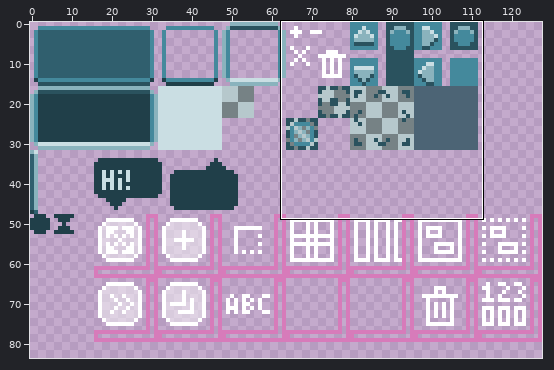
Pixel-art file: res/style.ase. Above: a wide view before the commit, with the close-up outlined.
Close-up. The starting point:
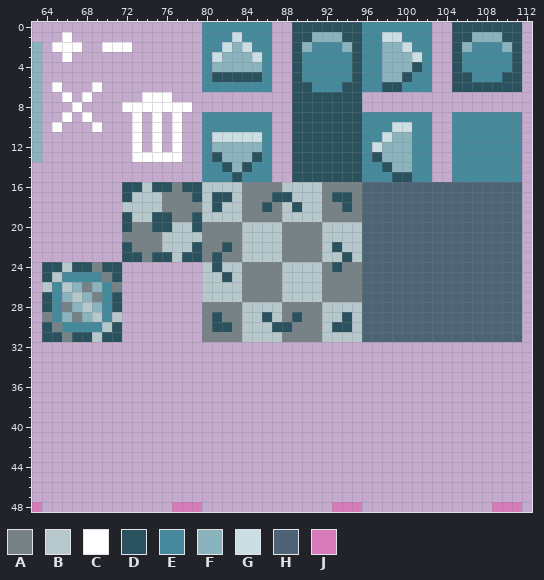
128x128 pixels, 1 frame. Shown: x 63..112, y 0..48. The wide view leaves out empty margins.
Palette (. is transparent): A #768285  B #b6c8cc  C #ffffff  D #2a525e  E #44899c  F #8ab3bd  G #cadee3  H #4c6475  J #d77bba
Pixels before (only the part around the change), first column x 66:
28 AFBFED........AAAABBBBAAAABBBBHHHHHHHHHHHH
29 FAFBEB........ADAABBDBADAABBDBHHHHHHHHHHHH
30 EEEEBD........ADDABBBDDAAABDDBHHHHHHHHHHHH
31 ADDBDD........AAAABBBBAAAABBBBHHHHHHHHHHHH
32 ..........................................
33 ..........................................
34 ..........................................
35 ..........................................
36 ..........................................
37 ..........................................
38 ..........................................
39 ..........................................
40 ..........................................
41 ..........................................
42 ..........................................
43 ..........................................
44 ..........................................
45 ..........................................
46 ..........................................
47 ..........................................
48 ...........JJJ.............JJJ............
After the commit:
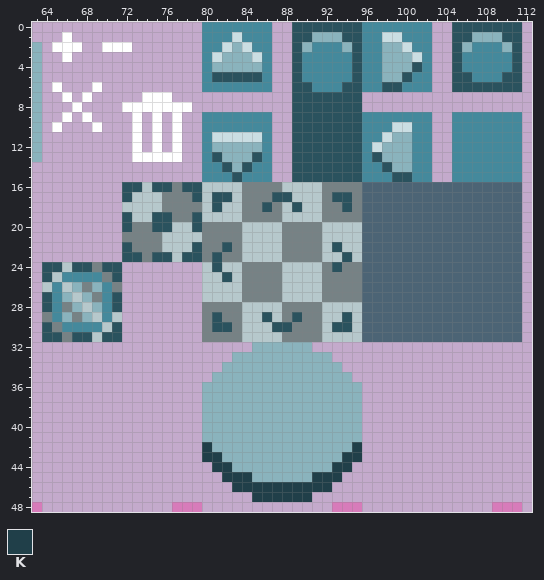
Colours new in this view: K #203f49
Commit message: Add sprites for window border
Difference:
Changed rows in their new state; - is an unchanged pixel.
first column x 80:
32 -----FFFFFF-----
33 ---FFFFFFFFFF---
34 --FFFFFFFFFFFF--
35 -FFFFFFFFFFFFFF-
36 FFFFFFFFFFFFFFFF
37 FFFFFFFFFFFFFFFF
38 FFFFFFFFFFFFFFFF
39 FFFFFFFFFFFFFFFF
40 FFFFFFFFFFFFFFFF
41 FFFFFFFFFFFFFFFF
42 KFFFFFFFFFFFFFFK
43 KKFFFFFFFFFFFFKK
44 -KKFFFFFFFFFFKK-
45 --KKKFFFFFFKKK--
46 ---KKKKKKKKKK---
47 -----KKKKKK-----
